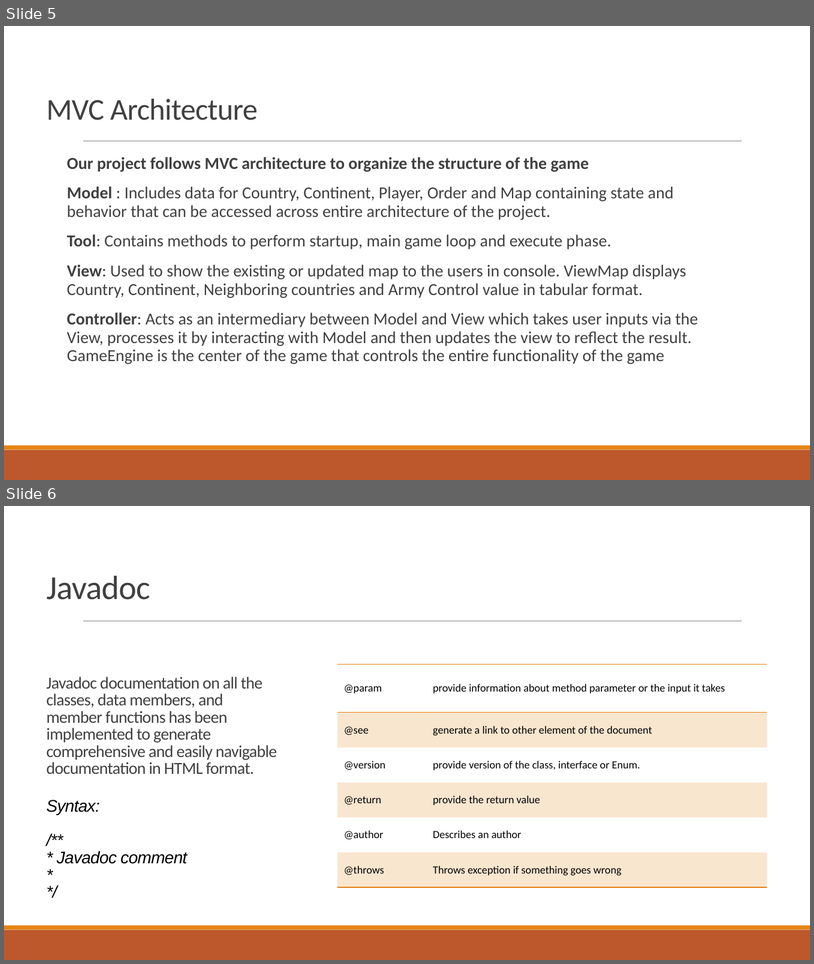
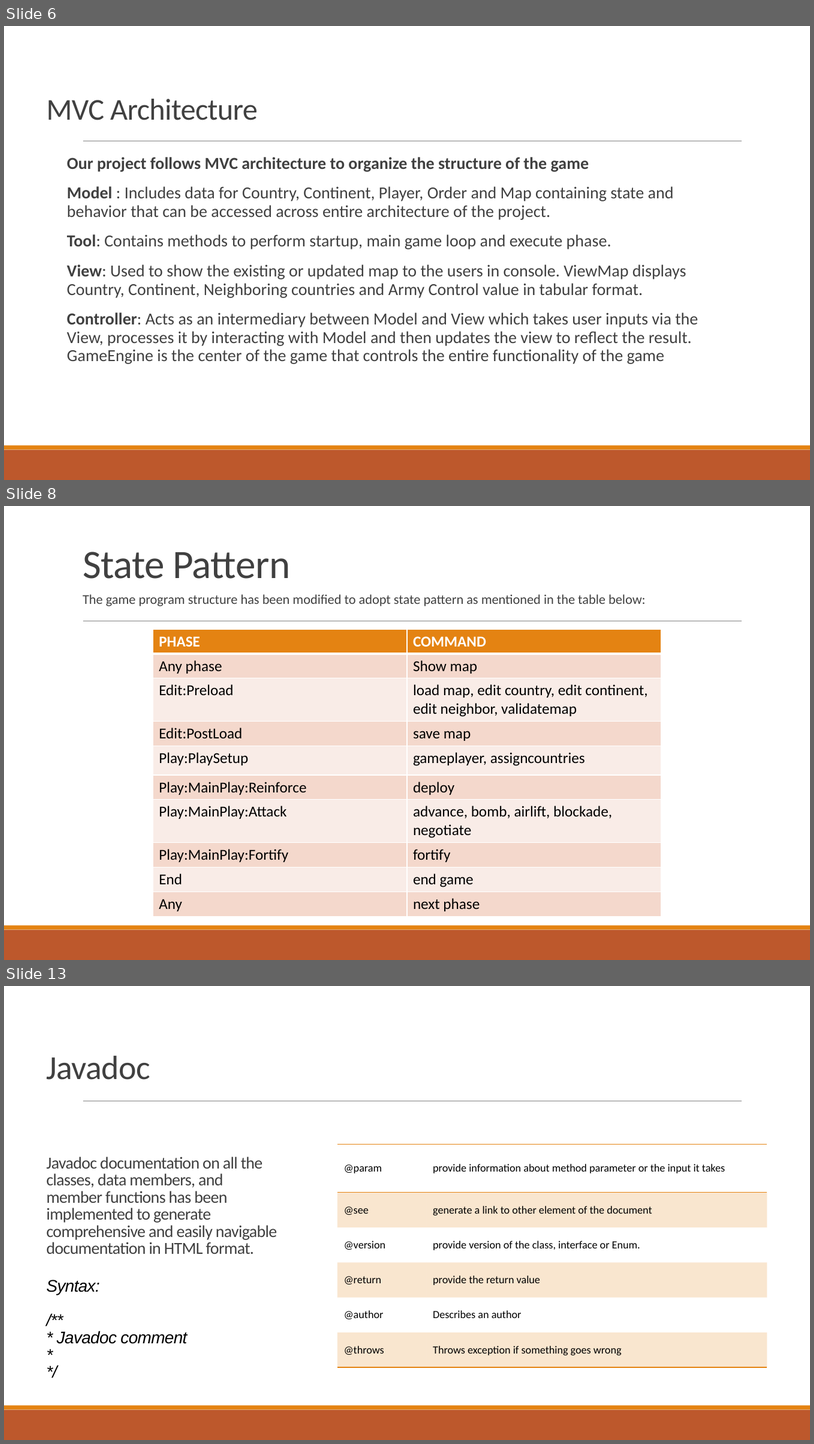
Before and after one commit to sannidhi470/Defenders, a slide deck: Presentation.pptx. Shown one above the other, each under a label of ours: slides 5 and 6 before the commit, slides 6, 8 and 13 after it; the slides between them are not shown. The pictures are 814x964 and 814x1444 pixels, drawn with LibreOffice and Linux fonts; fonts in the diff are those of the drawing. Boxes give left, top, right and bottom in pixels: in the first picture for what was removed or moved away, otherwise in the second. Text is boxed around its words. In the diff, an @@ line names an element or a change of style, - is before the commit and + after.

```diff
--- a/Presentation.pptx
+++ b/Presentation.pptx
@@ slide 8 added at (x1=4, y1=506, x2=810, y2=960), background #FFFFFF; not listed: 3 template elements that a slide beside it also shows @@
@@ title added at (x1=83, y1=552, x2=290, y2=579), 48 pt, text #404040 @@
+State Pattern
@@ text added at (x1=83, y1=594, x2=646, y2=606), 16 pt, text #404040 @@
+  The game program structure has been modified to adopt state pattern as mentioned in the table below:
@@ table added at (x1=153, y1=629, x2=661, y2=913), 10 rows, 2 columns @@
+PHASE | COMMAND
+Any phase | Show map
+Edit:Preload | load map, edit country, edit continent, edit neighbor, validatemap
+Edit:PostLoad | save map
+Play:PlaySetup | gameplayer, assigncountries
+Play:MainPlay:Reinforce | deploy
+Play:MainPlay:Attack | advance, bomb, airlift, blockade, negotiate
+Play:MainPlay:Fortify | fortify
+End | end game
+Any | next phase
@@ what was slide 5 is now slide 6 @@
@@ what was slide 6 is now slide 13 @@
```
Also in this commit, not shown: 1 slide changed, 6 other slides added.
